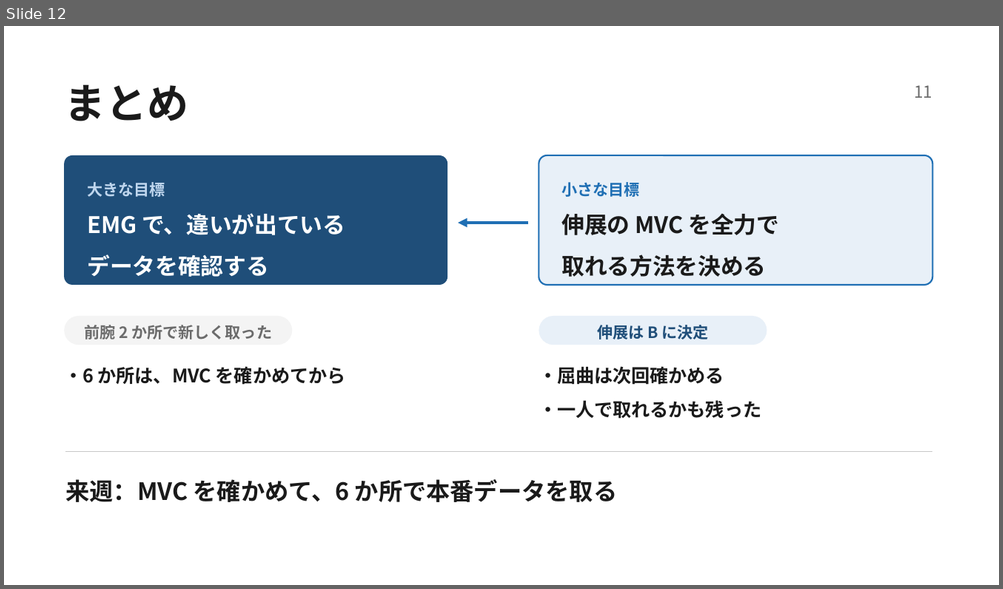
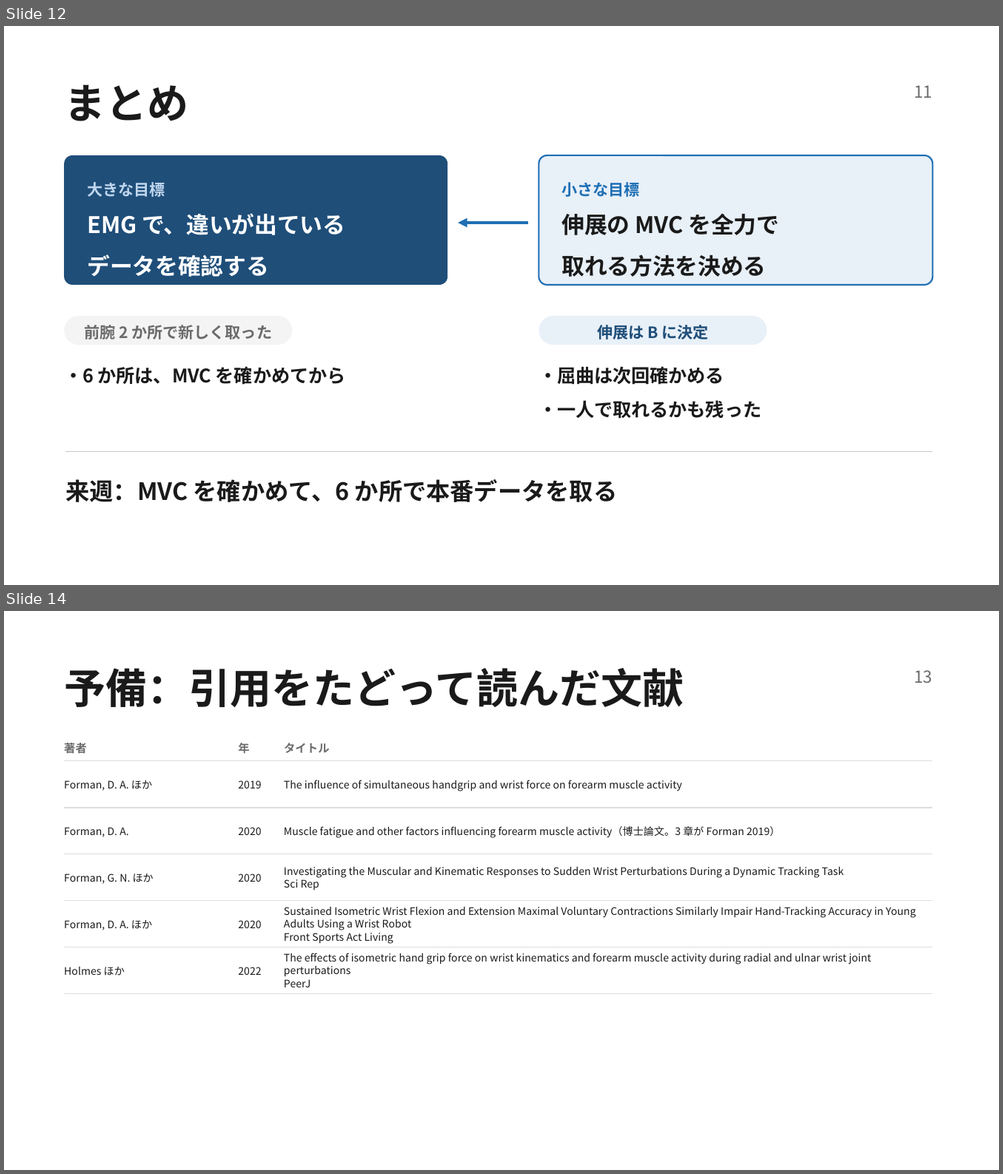
Before and after one commit to t-kume-dev/research2026, a slide deck: docs/progress/slides/2026-10-08.pptx. Shown one above the other, each under a label of ours: slide 12 before the commit, slides 12 and 14 after it; the slides between them are not shown. The pictures are 1003x589 and 1003x1174 pixels, drawn with LibreOffice and Linux fonts; fonts in the diff are those of the drawing. Boxes give left, top, right and bottom in pixels: in the first picture for what was removed or moved away, otherwise in the second. Text is boxed around its words. In the diff, an @@ line names an element or a change of style, - is before the commit and + after.

```diff
--- a/docs/progress/slides/2026-10-08.pptx
+++ b/docs/progress/slides/2026-10-08.pptx
@@ slide 14 added at (4,611,999,1170), background #FFFFFF @@
@@ text added at (64,668,683,707), 30 pt, text #1A1A1A, bold @@
+予備：引用をたどって読んだ文献
@@ text added at (914,670,933,683), 12 pt, text #6B6B6B @@
+13
@@ text added at (64,743,87,753), 8.2 pt, text #6B6B6B, bold @@
+著者
@@ text added at (238,743,249,754), 8.2 pt, text #6B6B6B, bold @@
+年
@@ text added at (284,743,330,753), 8.2 pt, text #6B6B6B, bold @@
+タイトル
@@ line added from (64, 761) to (932, 761), #DDDDDD 0.56 pt @@
@@ text added at (64,780,152,791), 7.5 pt, text #1A1A1A @@
+Forman, D. A. ほか
@@ text added at (238,780,261,789), 7.5 pt, text #1A1A1A @@
+2019
@@ text added at (284,780,682,792), 7.5 pt, text #1A1A1A @@
+The influence of simultaneous handgrip and wrist force on forearm muscle activity
@@ line added from (64, 808) to (932, 808), #DDDDDD 0.56 pt @@
@@ text added at (64,827,128,837), 7.5 pt, text #1A1A1A @@
+Forman, D. A.
@@ text added at (238,827,261,835), 7.5 pt, text #1A1A1A @@
+2020
@@ text added at (284,826,780,838), 7.5 pt, text #1A1A1A @@
+Muscle fatigue and other factors influencing forearm muscle activity（博士論文。3 章が Forman 2019）
@@ line added from (64, 854) to (932, 854), #DDDDDD 0.56 pt @@
@@ text added at (64,874,153,884), 7.5 pt, text #1A1A1A @@
+Forman, G. N. ほか
@@ text added at (238,874,261,882), 7.5 pt, text #1A1A1A @@
+2020
@@ text added at (284,867,844,890), 7.5 pt, text #1A1A1A @@
+Investigating the Muscular and Kinematic Responses to Sudden Wrist Perturbations During a Dynamic Tracking Task
+Sci Rep
@@ line added from (64, 901) to (932, 901), #DDDDDD 0.56 pt @@
@@ text added at (64,920,152,931), 7.5 pt, text #1A1A1A @@
+Forman, D. A. ほか
@@ text added at (238,920,261,928), 7.5 pt, text #1A1A1A @@
+2020
@@ text added at (284,907,915,944), 7.5 pt, text #1A1A1A @@
+Sustained Isometric Wrist Flexion and Extension Maximal Voluntary Contractions Similarly Impair Hand-Tracking Accuracy in Young Adults Using a Wrist Robot
+Front Sports Act Living
@@ line added from (64, 948) to (932, 948), #DDDDDD 0.56 pt @@
@@ text added at (284,953,871,988), 7.5 pt, text #1A1A1A @@
+The effects of isometric hand grip force on wrist kinematics and forearm muscle activity during radial and ulnar wrist joint perturbations
+PeerJ
@@ text added at (64,967,125,976), 7.5 pt, text #1A1A1A @@
+Holmes ほか
@@ text added at (238,967,261,975), 7.5 pt, text #1A1A1A @@
+2022
@@ line added from (64, 994) to (932, 994), #DDDDDD 0.56 pt @@
```
Also in this commit, not shown: 1 other slide added, 2 other files.
